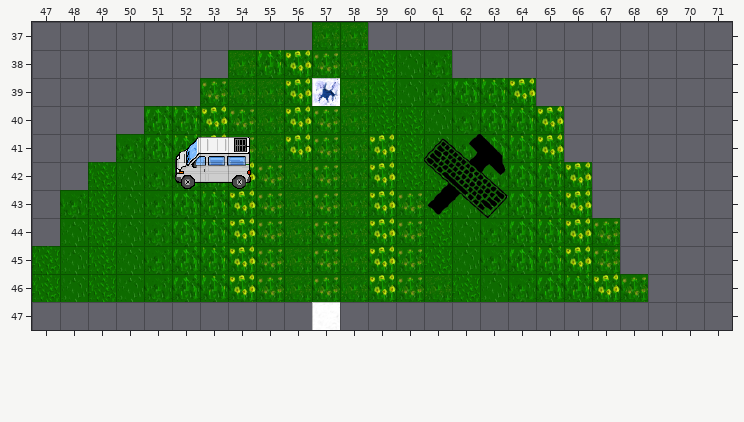
Two versions of a level (Tiled map (JSON), maps/ebk_garden.json). Above: the version before the commit.
Cells are 32x32 px. Shown: x 47..71, y 37..47.
Now the later version:
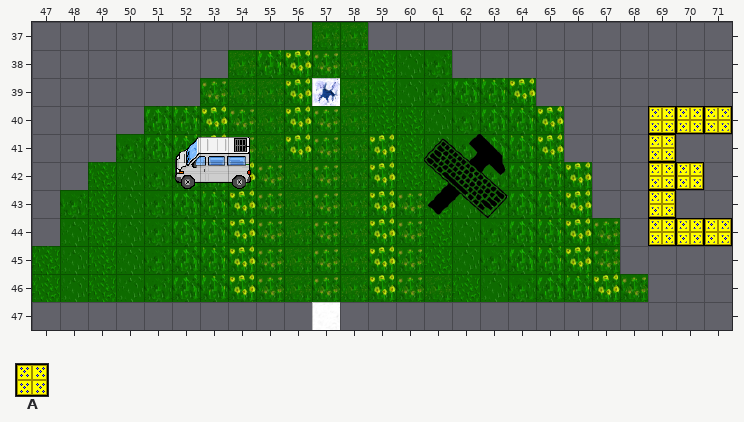
Key: from "chaos_zone_shared": A 105.
_ is an empty cell.
From old to new:
Layer "bottom":
y 40: x 69..71 ___ -> AAA
y 41: x 69 _ -> A
y 42: x 69..70 __ -> AA
y 43: x 69 _ -> A
y 44: x 69..71 ___ -> AAA
